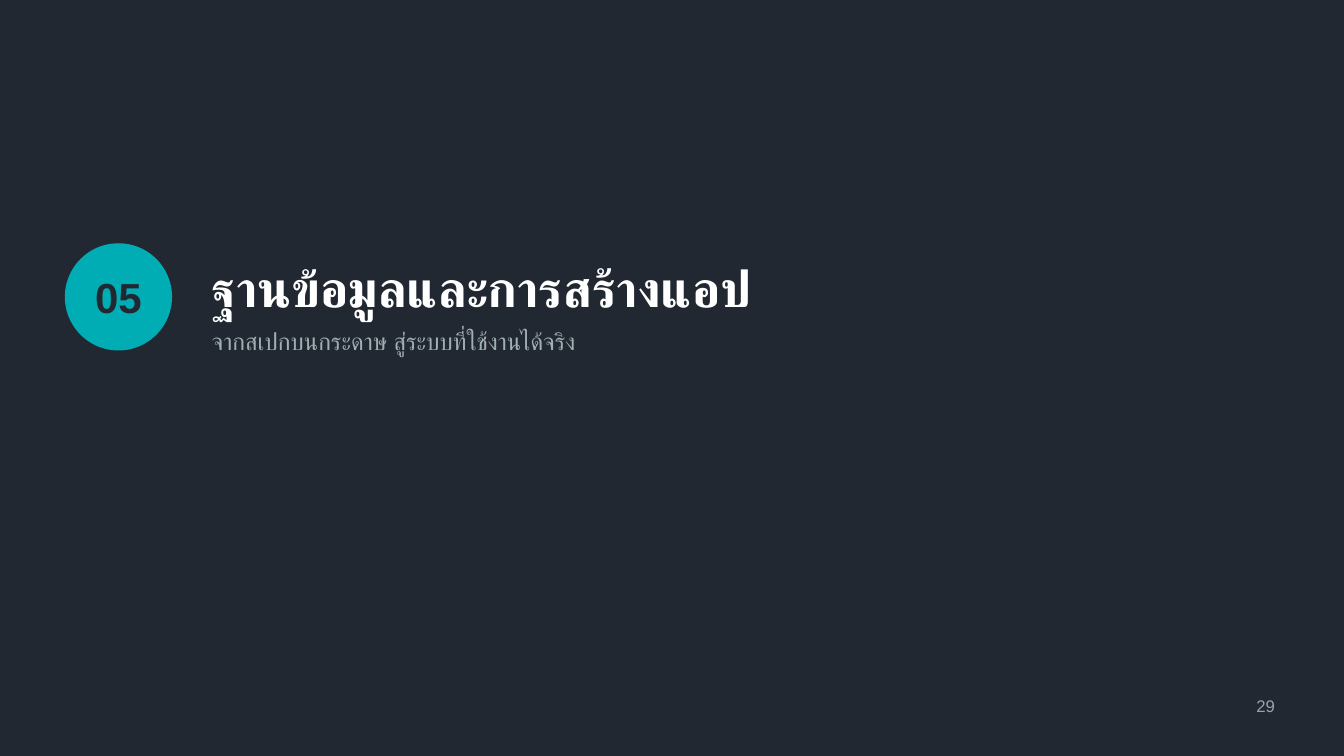
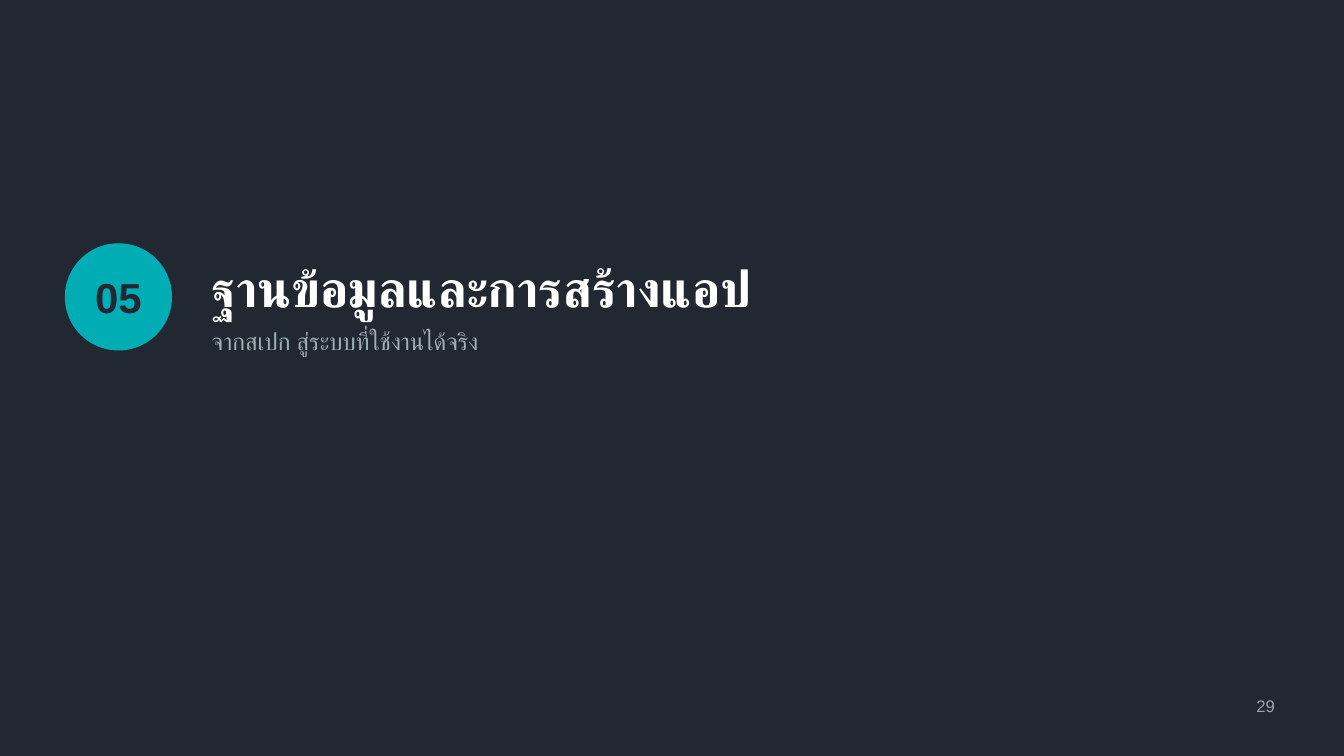
Before and after one commit to dookda/cmu_workshop_antigravity, a slide deck: slide 27 of Funding_Hub_Antigravity_Workshop.pptx (slide 24 before the commit). Drawn at 1344x756 pixels with LibreOffice and Linux fonts; fonts in the diff are those of the drawing. Boxes give left, top, right and bottom in pixels: in the first picture for what was removed or moved away, otherwise in the second. Text is boxed around its words. In the diff, an @@ line names an element or a change of style, - is before the commit and + after.

```diff
--- a/Funding_Hub_Antigravity_Workshop.pptx
+++ b/Funding_Hub_Antigravity_Workshop.pptx
@@ text at (212,331,479,357): text changed @@
-จากสเปกบนกระดาษ สู่ระบบที่ใช้งานได้จริง
+จากสเปก สู่ระบบที่ใช้งานได้จริง
```
Also in this commit, not shown: 5 other slides changed, 5 slides added, 1 slide removed, 2 other files.
